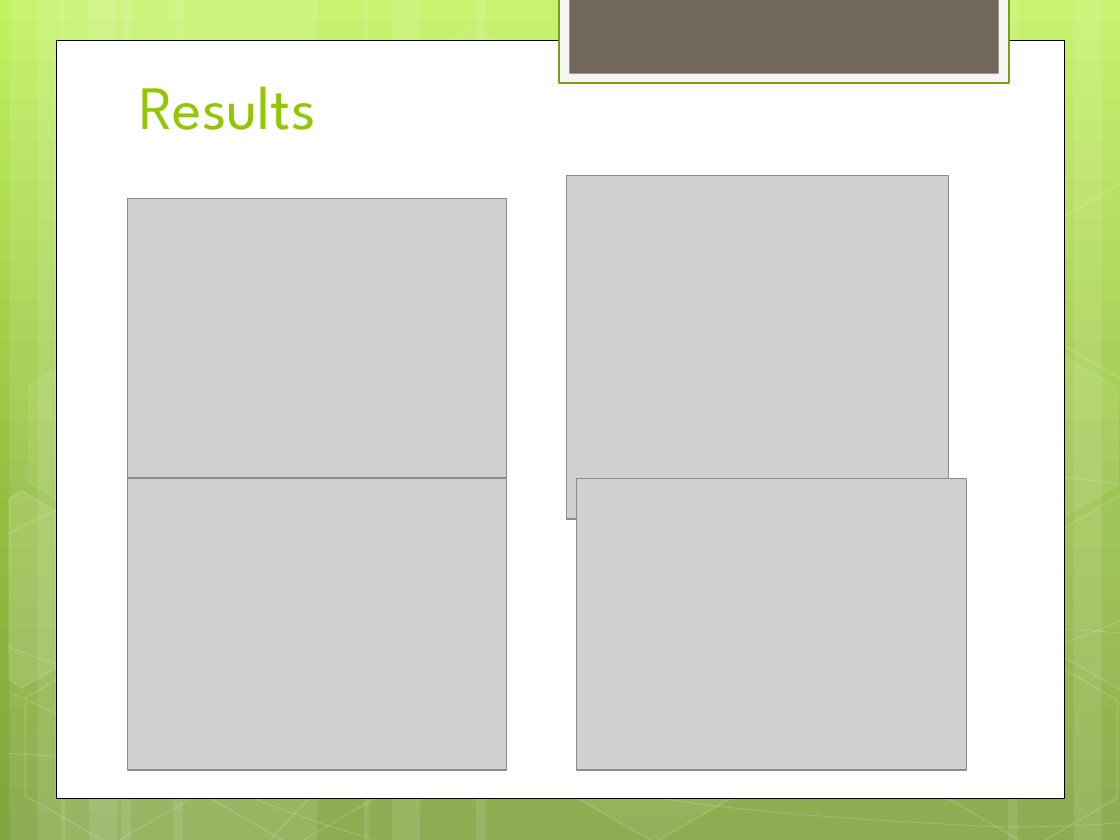
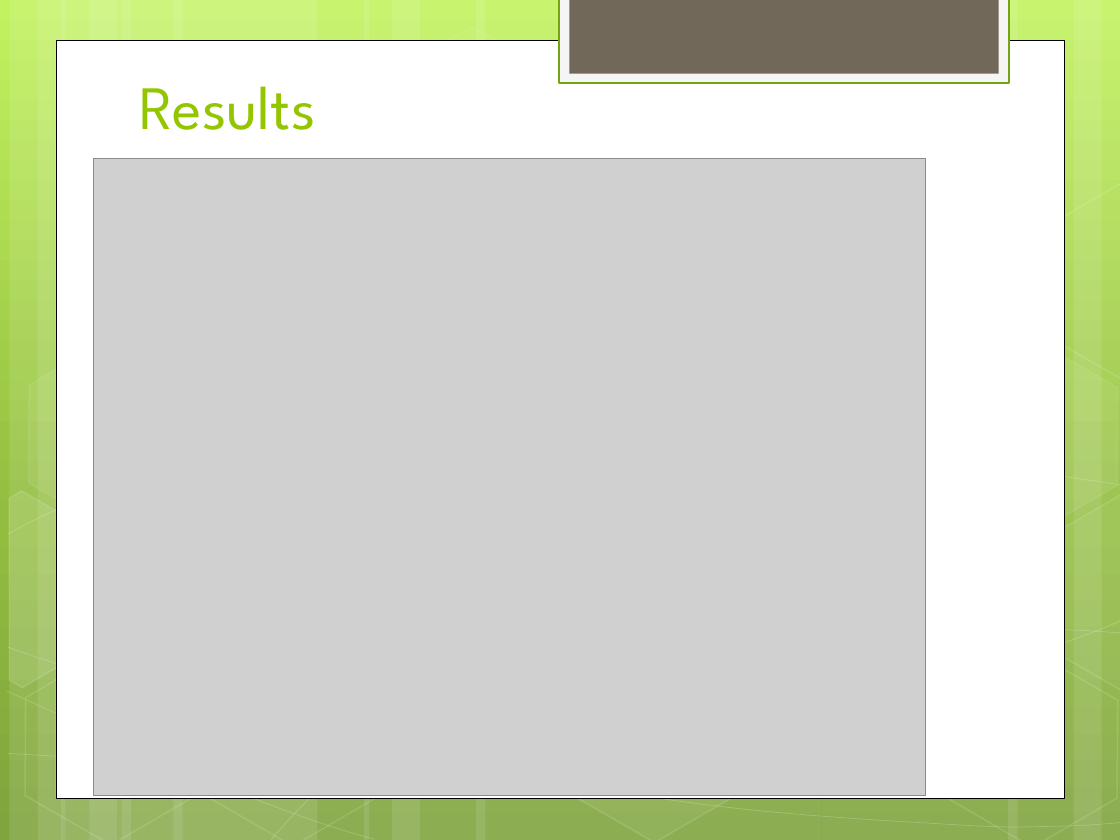
Before and after one commit to wolfes/backbone-store, a slide deck: slide 10 of presentation.pptx (slide 8 before the commit). Drawn at 1120x840 pixels with LibreOffice and Linux fonts; fonts in the diff are those of the drawing; grey boxes stand for pictures. Boxes give left, top, right and bottom in pixels: in the first picture for what was removed or moved away, otherwise in the second. Text is boxed around its words. In the diff, an @@ line names an element or a change of style, - is before the commit and + after.

```diff
--- a/presentation.pptx
+++ b/presentation.pptx
@@ picture: place and size @@
-picture at (567,176,949,520)
+picture at (93,159,925,795)
@@ picture removed at (128,198,506,478) @@
@@ picture removed at (128,478,506,771) @@
@@ picture removed at (577,478,967,771) @@
```
Also in this commit, not shown: 2 other slides changed, 3 slides added.
